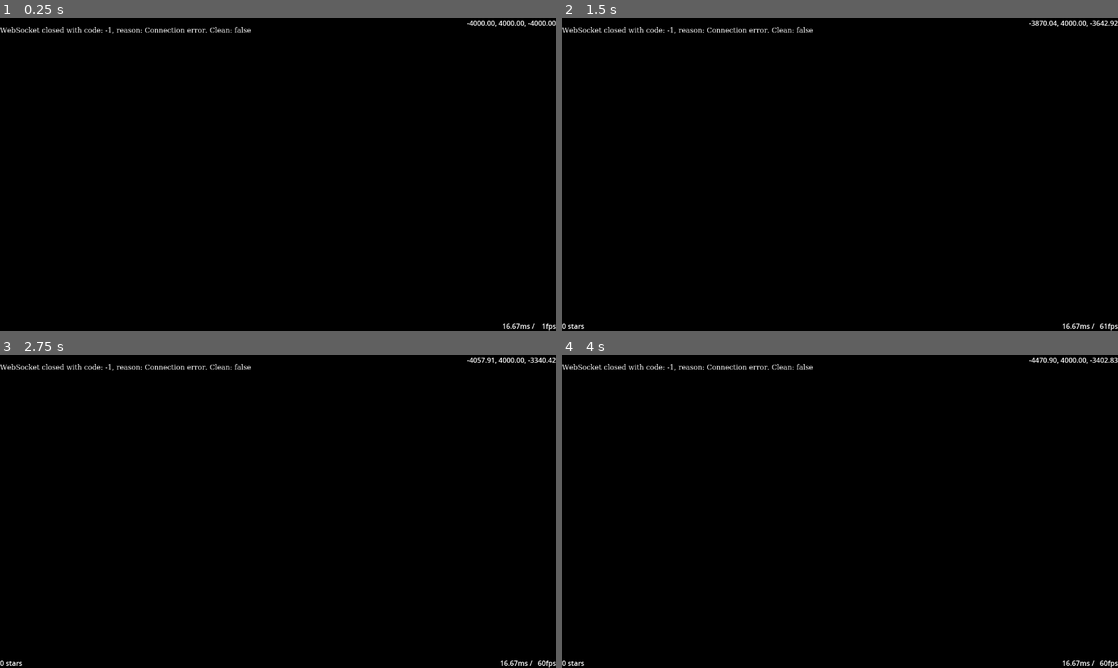
Above: before the commit, frames 1-4 (two rows, left to right).
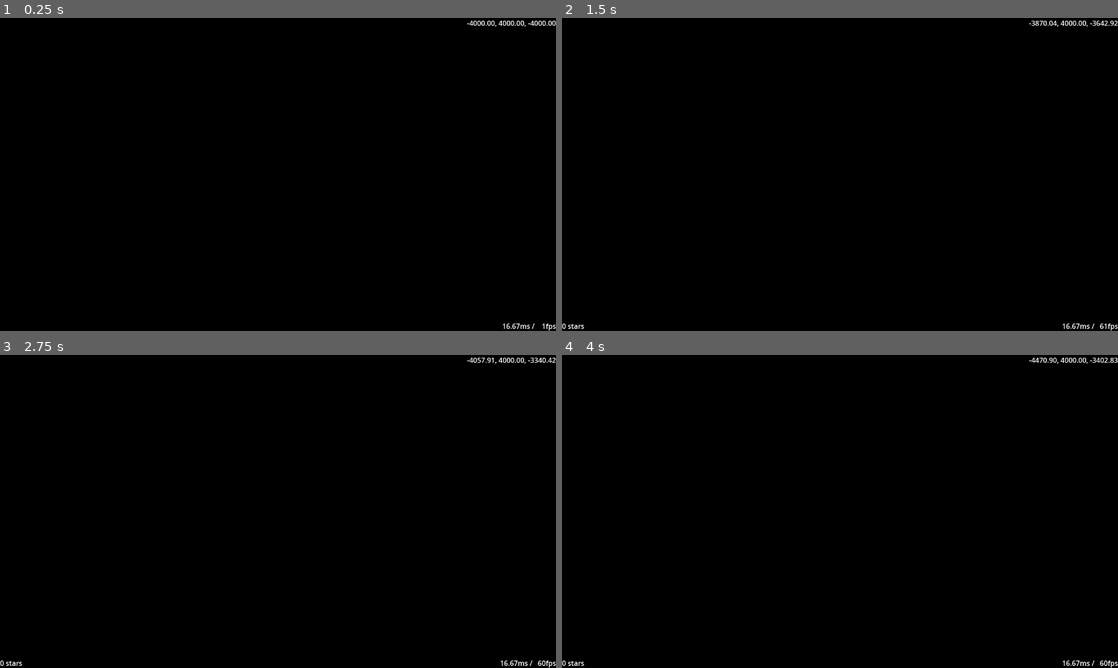
Above: after the commit, the same moments.

Repository: HansAcker/eddn-godot
Game: Godot game, scene res://Main.tscn
Same seed, same stepped clock (60 frames per second), same inputs: the game is played once before the commit and once after it.
Inputs (mouse positions are in pixels of both pictures, inside the frame that each line leads up to):
- Up to frame 1 (0.25 s): no input
- Up to frame 2 (1.5 s): tap Enter (toggle_fullscreen) at 0.5 s; move the mouse to (812, 237) at 0.52 s; hold Delete (clear) 0.53-1.28 s; hold W (move_forward) from 0.53 s (still down); move the mouse to (1006, 221) at 1.27 s; tap Delete (clear) at 1.35 s
- Up to frame 3 (2.75 s): move the mouse to (111, 464) at 2.02 s; release W (move_forward) at 2.03 s; hold A (move_left) from 2.03 s (still down); hold C (look_down) from 2.03 s (still down); tap Delete (clear) at 2.3 s
- Up to frame 4 (4 s): move the mouse to (867, 511) at 2.77 s; release C (look_down) at 2.78 s; tap Q (look_left) at 2.85 s; tap Delete (clear) at 3.05, 3.8 s; move the mouse to (756, 433) at 3.52 s; release A (move_left) at 3.53 s; hold S (move_back) from 3.53 s (still down); hold E (look_right) from 3.53 s (still down)

The runs differ from the first frame. In frame 1, 0.4% of the frame differs, in the area x 0-46%, y 2-6%; in frame 2, 0.4%; in frame 3, 0.4%; in frame 4, 0.4%.

Commit message:
omnibus commit: - queue node deletion through another timer - experimental: use a simpler Dictionary for expire - tween the labels, too - add event_type to label   TODO: events have their own label with different font size & settings - TODO: does awaiting *_frame actually help with large numbers?

Diff:
--- a/Stars/StarManager.gd
+++ b/Stars/StarManager.gd
@@ -9,7 +9,7 @@
 
 
 ## Increase star size by this factor on activity.
-@export var flare_size: float = 10.0
+@export var flare_size : float = 10.0
 
 ## Increase star size by this factor on first activity.
 @export var flare_size_new : float = 20.0
@@ -18,14 +18,14 @@
 @export var distance_factor : float = 1000.0
 
 ## Time to full flare size in seconds.
-@export var flare_up: float = 0.1
+@export var flare_up : float = 0.1
 
 ## Time to normal size in seconds.
-@export var flare_down: float = 0.2
+@export var flare_down : float = 0.2
 
 
 ## TODO: UI quick hack. Think again.
-signal counter(count: int)
+signal counter(count : int)
 
 
 class _StarEntry:
@@ -39,18 +39,21 @@
 	var pixel_size: float  ## original size, for tweening
 
 var _stars := {}
+var _delete_queue: Array[SpriteBase3D] = []
+var _expire_ticks := {}
 
 
 func add(star_system: StarSystemRecord, expire_msec: int = 0, alpha: float = 1.0, highlight: bool = true) -> void:
 	## get_ticks_msec() wraps after roughly 500 million years. don't run that long.
 	var expire_tick : int = Time.get_ticks_msec() + expire_msec if expire_msec > 0 else 0
+
 	var id := star_system.id
-
 	if id == -1 || star_system.position == StarSystemRecord.POS_INVALID:
 		print("StarManager refusing to add invalid system: ", star_system)
 		return
 
 	## Scale highlight effects with distance to camera
+	## TODO: maybe exponential scale?
 	var dist_scale := maxf(1.0, get_viewport().get_camera_3d().position.distance_to(star_system.position) / distance_factor)
 
 	if (star_system.id in _stars):
@@ -60,25 +63,27 @@
 
 		## TODO: also update .system?
 
-		var _tween = star_entry.tween_ref.get_ref()
-		if !(is_instance_valid(_tween) && is_instance_of(_tween, Tween) && (_tween as Tween).is_running()):
-			## update alpha if larger
-			if (alpha > star_entry.alpha):
-				star_entry.alpha = alpha
-			## highlight activity
-			if highlight:
-				var tween := create_tween().set_parallel()
-				tween.tween_property(star, "pixel_size", star_entry.pixel_size * flare_size * dist_scale, flare_up)
-				tween.tween_property(star, "modulate", star_entry.color * alpha, flare_up).set_trans(Tween.TRANS_EXPO)  ## use event alpha here
-				tween.chain()
-				tween.tween_property(star, "pixel_size", star_entry.pixel_size, flare_down).set_trans(Tween.TRANS_EXPO)
-				tween.tween_property(star, "modulate", star_entry.color * star_entry.alpha, flare_up)  ## return to saved alpha
-				star_entry.tween_ref = weakref(tween)
+		## update alpha if larger
+		if (alpha > star_entry.alpha):
+			star_entry.alpha = alpha
+
+		## highlight activity only if no Tween already running
+		if highlight:
+			var _tween = star_entry.tween_ref.get_ref()
+			if !(is_instance_valid(_tween) && is_instance_of(_tween, Tween) && (_tween as Tween).is_running()):
+					var tween := create_tween().set_parallel()
+					tween.tween_property(star, "pixel_size", star_entry.pixel_size * flare_size * dist_scale, flare_up)
+					tween.tween_property(star, "modulate", star_entry.color * alpha, flare_up).set_trans(Tween.TRANS_EXPO)  ## use event alpha here, could be smaller than before
+					tween.chain()
+					tween.tween_property(star, "pixel_size", star_entry.pixel_size, flare_down).set_trans(Tween.TRANS_EXPO)
+					tween.tween_property(star, "modulate", star_entry.color * star_entry.alpha, flare_up)  ## return to saved alpha
+					star_entry.tween_ref = weakref(tween)
 
 		## update timeout
 		## TODO: could expire() delete the entry while in here?
 		if expire_tick > star_entry.expire_tick:
 			star_entry.expire_tick = expire_tick
+			_expire_ticks[id] = expire_tick
 
 		if system_entry.name.is_empty() && !star_system.name.is_empty():
 			system_entry.name = star_system.name
@@ -86,7 +91,7 @@
 
 		var _label := star_entry.label
 		if _label is Label3D:
-			(_label as Label3D).text = "%s" % [system_entry.name]
+			(_label as Label3D).text = "%s\n%s" % [system_entry.name, star_system.event_type]
 
 		## TODO: "Scan" events in multi-star systems change classes. Select main star.
 		## TODO: use .is_empty() on StringName or == &""?
@@ -94,7 +99,7 @@
 		if system_entry.star_class.is_empty() && !star_system.star_class.is_empty():
 #			print("Star class changed: %s %s -> %s" % [star_system.name, system_entry.star_class, star_system.star_class])
 			## TODO: could just change color. but maybe also use different sprites.
-			delete_id(id)
+			delete_id(id, false)
 		else:
 			## TODO: better code-path
 			return
@@ -123,19 +128,27 @@
 	star_entry.alpha = alpha
 	star_entry.pixel_size = star.pixel_size
 
+	if expire_tick:
+		_expire_ticks[id] = expire_tick
+
+	var tween = create_tween()
+	star_entry.tween_ref = weakref(tween)
+
 	if highlight:
-		var tween = create_tween()
 		## TODO: could it glow more with color values > 1.0?
 		tween.tween_property(star, "pixel_size", star.pixel_size * flare_size_new * dist_scale, flare_up)
 		tween.tween_property(star, "pixel_size", star.pixel_size, flare_down)
-		star_entry.tween_ref = weakref(tween)
 	else:
-		star_entry.tween_ref = weakref(null)
+		star.modulate = Color(0.0, 0.0, 0.0, 0.0)
+		tween.tween_property(star, "modulate", color * alpha, flare_up + flare_down)
 
 	var _label := star.get_node_or_null("Label")
 	if _label is Label3D:
-		star_entry.label = _label
-		(_label as Label3D).text = "%s" % [star_system.name]
+		var label := _label as Label3D
+		star_entry.label = label
+		label.text = "%s\n%s" % [star_system.name, star_system.event_type]
+		create_tween().tween_property(label, "modulate", label.modulate, flare_up + flare_down)
+		label.modulate = Color(0.0, 0.0, 0.0, 0.0)
 
 	_stars[star_system.id] = star_entry;
 
@@ -143,14 +156,27 @@
 	counter.emit(len(_stars))
 
 
-func delete_id(id: int) -> void:
+func delete_id(id: int, fade: bool = true) -> void:
 	if id in _stars:
 		if _stars[id] is _StarEntry:  ## TODO: only checked here. how would an entry not be of StarEntry type?
 			var star_entry := _stars[id] as _StarEntry
 			var _tween = star_entry.tween_ref.get_ref()
 			if is_instance_valid(_tween) && is_instance_of(_tween, Tween):
-				_tween.kill()  ## stop animation
-			star_entry.star.queue_free()  ## remove star from scene
+				(_tween as Tween).kill()  ## stop animation
+
+			var remove_func := (func(star: Node3D) -> void:
+				remove_child(star)
+				_delete_queue.push_back(star)
+			).bind(star_entry.star)
+
+			if fade:
+				var tween := create_tween().set_parallel()
+				tween.finished.connect(remove_func)
+				tween.tween_property(star_entry.star, "modulate", Color(0.0, 0.0, 0.0, 0.0), flare_up + flare_down)
+				if is_instance_valid(star_entry.label) && is_instance_of(star_entry.label, Label3D):
+					tween.tween_property(star_entry.label, "modulate", Color(0.0, 0.0, 0.0, 0.0), flare_up + flare_down)
+			else:
+				remove_func.call()
 		_stars.erase(id)
 #		counter.emit(len(_stars))
 
@@ -161,27 +187,72 @@
 		delete_id(star_key)
 		count += 1
 		if count >= 1000:
-			await get_tree().physics_frame  ## TODO: or process_frame? when does queue_free() free the node?
+			await get_tree().process_frame  ## TODO: or physics_frame? when does queue_free() free the node?
 			count = 0
 	counter.emit(len(_stars))
 
+
+#func expire() -> int:
+#	var now := Time.get_ticks_msec()
+#	var count : int = 0
+#
+#	## TODO: something more efficient than iterating over thousands of objects
+#	for star_key in _stars.keys():
+#		var star_entry := _stars[star_key] as _StarEntry
+#		if star_entry.expire_tick > 0 && now >= star_entry.expire_tick:
+#			count += 1
+#			delete_id(star_key)
+#
+#	counter.emit(len(_stars))
+#	return count
 
 func expire() -> int:
 	var now := Time.get_ticks_msec()
 	var count : int = 0
-
-	## TODO: something more efficient than iterating over thousands of objects
-	for star_key in _stars.keys():
-		var star_entry := _stars[star_key] as _StarEntry
-		if star_entry.expire_tick > 0 && now > star_entry.expire_tick:
-#			print("Expired Key: ", star_key, " Entry: ", star_entry)
+	var i : int = 0
+
+	## TODO: this probably isn't much better, anyway
+	for id in _expire_ticks.keys():
+		var expire_tick := _expire_ticks[id] as int
+		if now >= expire_tick:
 			count += 1
-			delete_id(star_key)
+			delete_id(id)
+			_expire_ticks.erase(id)
 
 	counter.emit(len(_stars))
 	return count
+
 
 func _on_expire_timer_timeout() -> void:
 	var ts := Time.get_ticks_usec()
 	var count := expire()
-#	print("StarManager.expire() took %dµs, removed %d nodes" % [(Time.get_ticks_usec() - ts), count])
+	print("StarManager expire took %dµs, removed %d nodes" % [(Time.get_ticks_usec() - ts), count])
+
+
+func _on_delete_timer_timeout() -> void:
+	if !len(_delete_queue):
+		return
+
+	## TODO: allow parallel runs or not? does it even work?
+	$DeleteTimer.stop()
+
+	var ts := Time.get_ticks_usec()
+	var count: int = 0
+	var i: int = 0
+
+	var _queue := _delete_queue
+	_delete_queue = []
+
+	$DeleteTimer.start()
+
+	for star in _queue:
+		if is_instance_valid(star):
+#			star.queue_free()
+			star.free()
+			count += 1
+			i += 1
+			if i >= 100:  ## TODO: arbitrary value. think again.
+				await get_tree().process_frame
+				i = 0
+
+	print("StarManager delete queue took %dµs, deleted %d nodes" % [(Time.get_ticks_usec() - ts), count])
